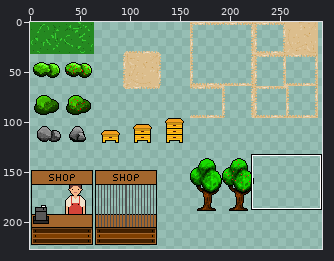
Sprite sheet -- public/tilesets/tileset_human.png. Above, an overview of the earlier version with the close-up marked.
Close-up. Before the commit:
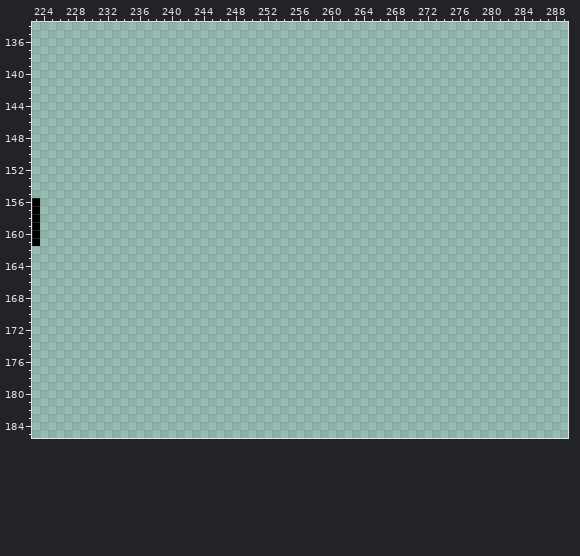
The file is 352x320 pixels. Colours within 5 levels of each other are drawn and written as one. Shown: x 223..289, y 134..185. The wide view leaves out empty margins. The commit also changed other parts of the picture, which this record leaves out.
After the commit:
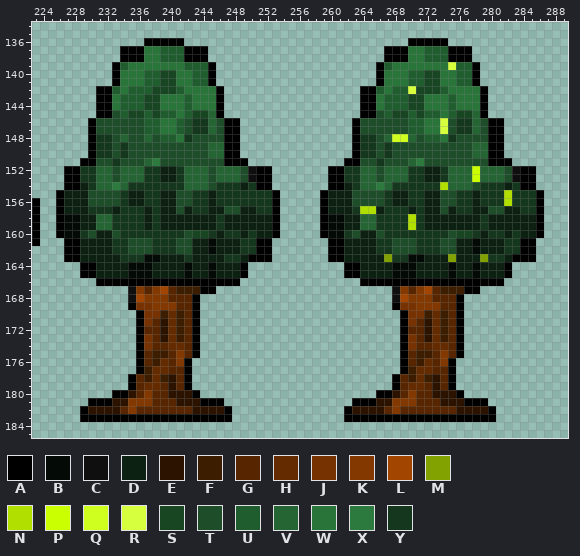
Palette (. is transparent): A #000000  B #040b06  C #0f0f0f  D #0c2111  E #2c1300  F #3c1d00  G #572500  H #642b00  J #763200  K #833800  L #a24500  M #81a200  N #b1e000  P #c9ff00  Q #cfff1f  R #d6ff3e  S #184623  T #1d4e29  U #205d2e  V #256433  W #287439  X #2d7a3e  Y #14371d
The edit:
Changed rows in their new state; - is an unchanged pixel.
first column x 226:
136 -----------AAAAA----------------------------AAAAA------------
137 --------AAAWWUUUAAA----------------------AAAWWUUUAAA---------
138 --------AAAWWUUUAAA----------------------AAAWWUUUAAA---------
139 -------AUWWWWWWWUUUA--------------------AUWWWWWWWRUUA--------
140 -------AWWWUUSSWWUUA--------------------AWWWUUSSWWUUA--------
141 -------AWWWUUSSWWUUA--------------------AWWWUUSSWWUUA--------
142 -----AAUWUUUSSSUWWWWA-----------------AAUWUURSSSUWWWWA-------
143 -----AAWUUUSSWWWUWWWA-----------------AAWUUUSSWWWUWWWA-------
144 -----AAWUUUSSWWWUWWWA-----------------AAWUUUSSWWWUWWWA-------
145 -----AATUSSUSUUWUSSVA-----------------AATUSSUSUUWUSSVA-------
146 ----ATTTTTTUUWWUTYYVTAA--------------ATTTTTTUUWWRTYYVTAA-----
147 ----ATTTTTTUUWWUTYYVTAA--------------ATTTTTTUUWWRTYYVTAA-----
148 ----AYYTVTTVTUUWYTTTTAA--------------AYYTVQQVTUUWYTTTTAA-----
149 ----AYYTYTTTTTTTTTTVVAA--------------AYYTYTTTTTTTTTTVVAA-----
150 ----AYYTYTTTTTTTTTTVVAA--------------AYYTYTTTTTTTTTTVVAA-----
151 ---AATTYTTTVXTTTTTTTTAAA------------AATTYTTTVXTTTTTTTTAAA----
152 -AAYYVVTVVVYYDDYVVVTVVVTCAA-------AAYYVVTVVVYYDDYVVVPVVVTCAA-
153 -AAYYVVTVVVYYDDYVVVTVVVTCAA-------AAYYVVTVVVYYDDYVVVPVVVTCAA-
154 -AADYVVXVYYYYYYYVVVTYYYDYAA-------AADYVVXVYYYYYYNVVVTYYYDYAA-
155 ADDDTTTTYDDYYDDTTYYDYYYYYYYA-----ADDDTTTTYDDYYDDTTYYDYYYNYYYA
156 ADDDTTTTYDDYYDDTTYYDYYYYYYYA-----ADDDTTTTYDDYYDDTTYYDYYYNYYYA
157 ADDDYYYDYYYDYDDTDYYDDTTDDYYA-----ADDDYNNDYYYDYDDTDYYDDTTDDYYA
158 ABBDDVVYYYYDYDDDDDDDYDDDDDDA-----ABBDDVVYYYYNYDDDDDDDYDDDDDDA
159 ABBDDVVYYYYDYDDDDDDDYDDDDDDA-----ABBDDVVYYYYNYDDDDDDDYDDDDDDA
160 ABBYTDDTYYYYYYYYTSSYDYYDYDDA-----ABBYTDDTYYYYYYYYTSSYDYYDYDDA
161 -AADDDDYYTTTYYYTTDDBDDDYYAA-------AADDDDYYTTTYYYTTDDBDDDYYAA-
162 -AADDDDYYTTTYYYTTDDBDDDYYAA-------AADDDDYYTTTYYYTTDDBDDDYYAA-
163 -AADDDDDYYYBBDDDYDDDDYYDAAA-------AADDDDDMYYBBDDDMDDDMYYDAAA-
164 ---AADDDDBBBDDDDBDDBDDDA------------AADDDDBBBDDDDBDDBDDDA----
165 ---AADDDDBBBDDDDBDDBDDDA------------AADDDDBBBDDDDBDDBDDDA----
166 -----AAAAAAAAAAAAAAAAAA---------------AAAAAAAAAAAAAAAAAA-----
167 ---------CKGKLGFFFAA----------------------CKGKLGFFFAA--------
168 ---------CLKKKGGGA------------------------CLKKKGGGA----------
169 ---------AJJKKKGGA------------------------AJJKKKGGA----------
170 ----------AJJFHFGA-------------------------AJJFHFGA----------
171 ----------AJGEHFGA-------------------------AJGEHFGA----------
172 ----------AGGEHFGA-------------------------AGGEHFGA----------
173 ----------AJGEHFGA-------------------------AJGEHFGA----------
174 ----------AJGGHHGA-------------------------AJGGHHGA----------
175 ----------AGFFGKGA-------------------------AGFFGKGA----------
176 ----------AGFHGKA--------------------------AGFHGKA-----------
177 ----------AFHHGGA--------------------------AFHHGGA-----------
178 ---------AGFHFEGA-------------------------AGFHFEGA-----------
179 ---------AGHHGEGA-------------------------AGHHGEGA-----------
180 -------AAEGKGGEEEA----------------------AAEGKGGEEEA----------
181 ----AAAEEKKKGGGEEEAAA----------------AAAEEKKKGGGEEEAAA-------
182 ---AEEEEGKGGGGGGGEEEEA--------------AEEEEGKGGGGGGGEEEEA------
183 ---AAAAAAAAAAAAAAAAAAA--------------AAAAAAAAAAAAAAAAAAA------
Changed places in both close-ups, as pixel boxes (x1, y1, x2, y2):
added: (56, 38, 280, 422)
added: (320, 38, 544, 422)
